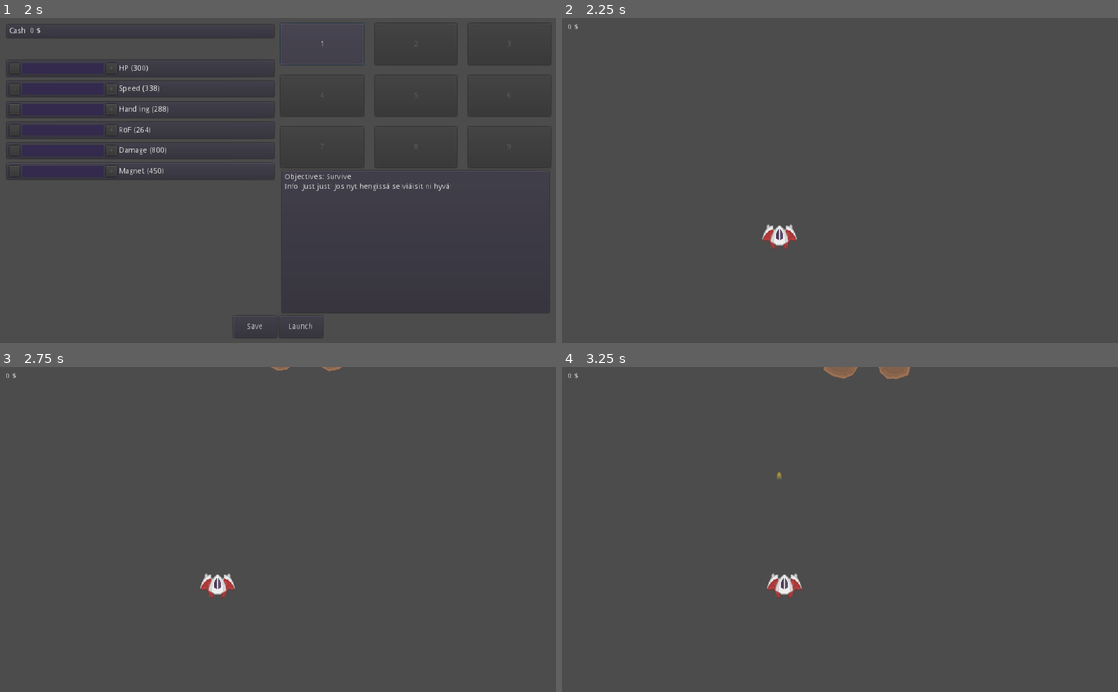
Above: before the commit, frames 1-4 (two rows, left to right).
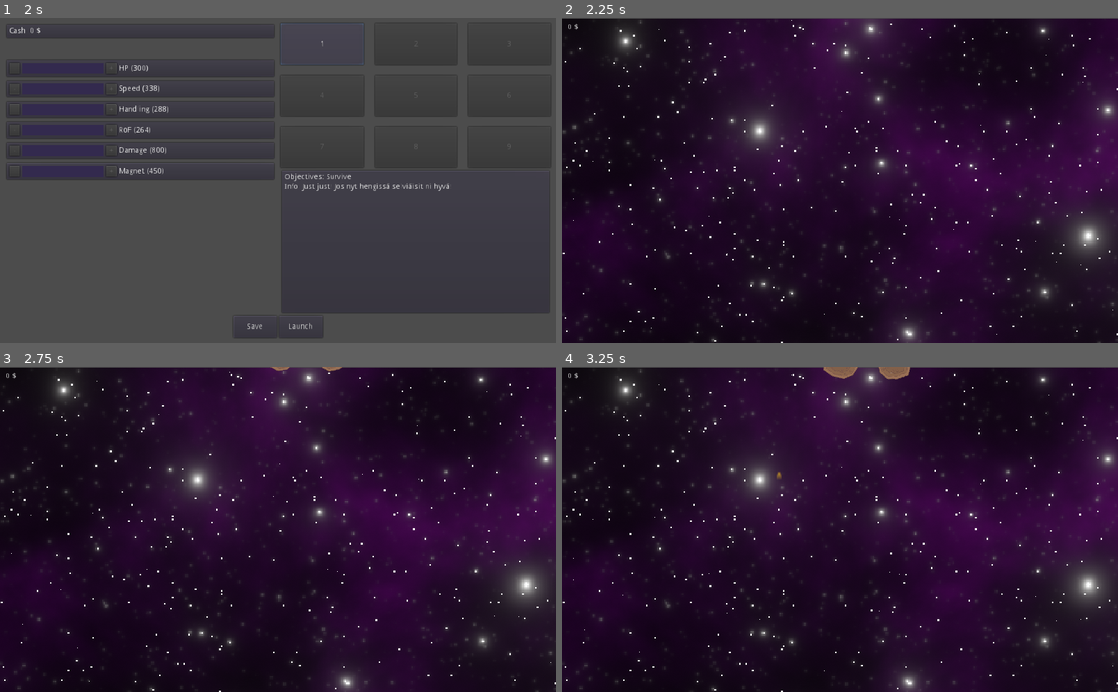
Above: after the commit, the same moments.

Repository: Kessinen/HCSSpace-Origins
Game: Godot game, scene res://Menus/Mainmenu.tscn
Same seed, same stepped clock (60 frames per second), same inputs: the game is played once before the commit and once after it.
Inputs:
- Up to frame 1 (2 s): click "New Game" at 0.5 s; click "1" at 1.25 s
- Up to frame 2 (2.25 s): click "Launch" at 2 s
- Up to frame 3 (2.75 s): no input
- Up to frame 4 (3.25 s): hold D (move_right) from 2.78 s (still down); hold Space (shoot) from 2.78 s (still down)

Frame 1 is identical in both runs. In frame 2, 98% of the frame differs, in the area x 0-100%, y 0-100%; in frame 3, 98%; in frame 4, 98%.

Commit message:
ADD Level1 devel background

Diff:
--- a/src/Levels/Lvl1/Level1.tscn
+++ b/src/Levels/Lvl1/Level1.tscn
@@ -1,9 +1,22 @@
-[gd_scene load_steps=7 format=2]
+[gd_scene load_steps=9 format=2]
 
 [ext_resource path="res://Enemies/Spawner.tscn" type="PackedScene" id=1]
 [ext_resource path="res://Levels/Lvl1/Level1.gd" type="Script" id=2]
 [ext_resource path="res://GUI/levelGui.tscn" type="PackedScene" id=3]
 [ext_resource path="res://Player/Player.tscn" type="PackedScene" id=4]
+[ext_resource path="res://Levels/Lvl1/bg.png" type="Texture" id=5]
+
+[sub_resource type="ParticlesMaterial" id=3]
+emission_shape = 2
+emission_box_extents = Vector3( 640, 1, 1 )
+flag_disable_z = true
+direction = Vector3( 0, 90, 0 )
+spread = 0.0
+gravity = Vector3( 0, 0, 0 )
+initial_velocity = 20.0
+initial_velocity_random = 0.5
+orbit_velocity = 0.0
+orbit_velocity_random = 0.0
 
 [sub_resource type="RectangleShape2D" id=1]
 extents = Vector2( 10, 300 )
@@ -15,7 +28,27 @@
 collision_mask = 0
 script = ExtResource( 2 )
 
-[node name="Gui" parent="." instance=ExtResource( 3 )]
+[node name="Sprite" type="Sprite" parent="."]
+show_behind_parent = true
+light_mask = 0
+scale = Vector2( 0.6, 0.6 )
+texture = ExtResource( 5 )
+centered = false
+
+[node name="Particles2D" type="Particles2D" parent="."]
+show_behind_parent = true
+position = Vector2( 512, 1 )
+amount = 100
+lifetime = 75.0
+preprocess = 600.0
+visibility_rect = Rect2( -512, 0, 1024, 1 )
+local_coords = false
+process_material = SubResource( 3 )
+
+[node name="Player" parent="." instance=ExtResource( 4 )]
+position = Vector2( 512, 550 )
+
+[node name="EnemySpawner" parent="." instance=ExtResource( 1 )]
 
 [node name="CollisionLeft" type="CollisionShape2D" parent="."]
 position = Vector2( -10, 300 )
@@ -35,9 +68,7 @@
 rotation = 1.5708
 shape = SubResource( 2 )
 
-[node name="EnemySpawner" parent="." instance=ExtResource( 1 )]
-
-[node name="Player" parent="." instance=ExtResource( 4 )]
+[node name="Gui" parent="." instance=ExtResource( 3 )]
 
 [connection signal="IDied" from="Player" to="." method="_on_Player_IDied"]
 [connection signal="lootChanged" from="Player" to="Gui" method="_on_Player_lootChanged"]
Binary file added: src/Levels/Lvl1/bg.png
Not shown, added: src/Levels/Lvl1/bg.png.import
